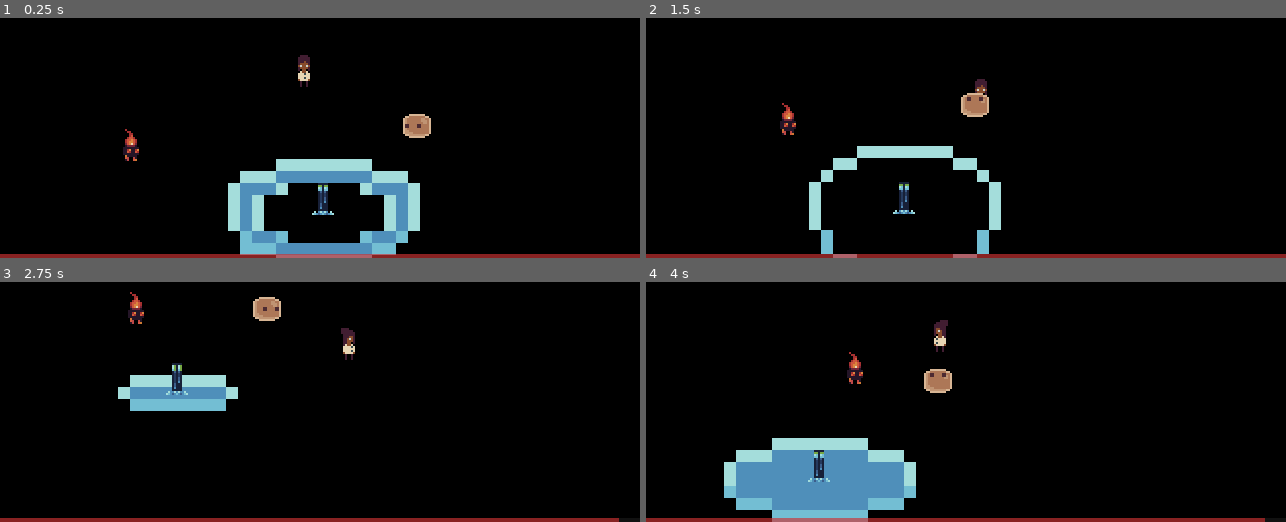
Above: before the commit, frames 1-4 (two rows, left to right).
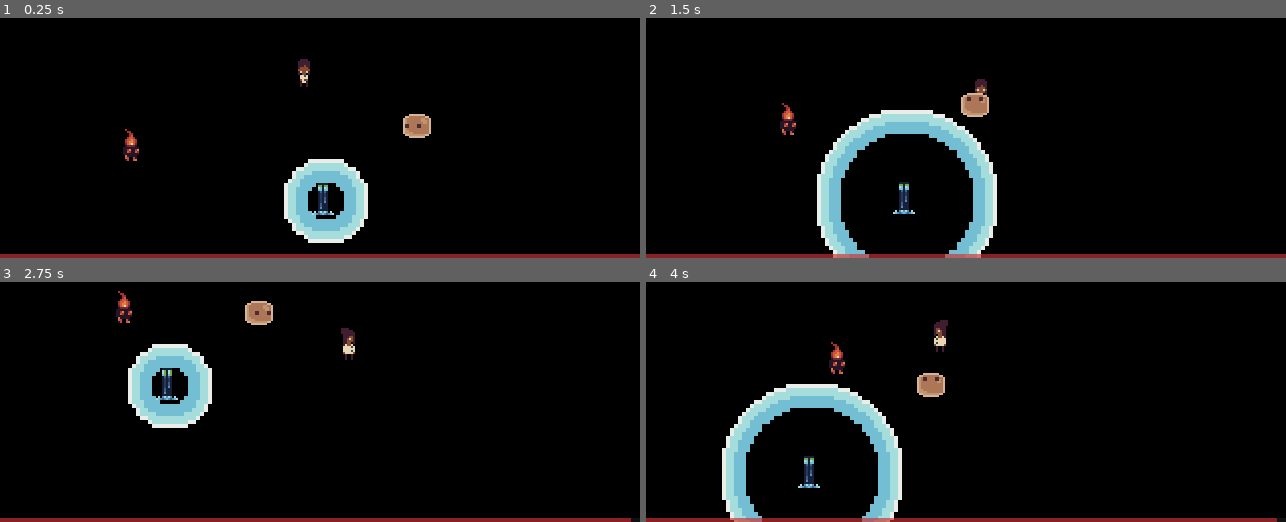
Above: after the commit, the same moments.

Repository: Ieida/godot-tooling-jam-n3
Game: Godot game, scene res://levels/prototype/prototype.tscn
The game is run twice, just before and just after one commit, with the same random seed, the same clock (stepped at 60 frames per second) and the same inputs.
Inputs:
- Up to frame 1 (0.25 s): no input
- Up to frame 2 (1.5 s): hold D (move_right) 0.53-1.28 s; hold S (move_down) from 1.28 s (still down)
- Up to frame 3 (2.75 s): release S (move_down) at 2.03 s; hold D (move_right) from 2.03 s (still down)
- Up to frame 4 (4 s): release D (move_right) at 2.78 s; hold W (move_up) 2.78-3.53 s; hold A (move_left) from 3.53 s (still down)

The runs differ from the first frame. In frame 1, 8.8% of the frame differs, in the area x 35-66%, y 15-100%; in frame 2, 7.0%; in frame 3, 4.8%; in frame 4, 13%, in the area x 11-99%, y 25-100%.

Commit message:
improve ripple

Diff:
--- a/nodes/enemies/water_special/water_special.tscn
+++ b/nodes/enemies/water_special/water_special.tscn
@@ -1,6 +1,6 @@
-[gd_scene load_steps=21 format=3 uid="uid://bbvinl2b6a65k"]
+[gd_scene load_steps=26 format=3 uid="uid://bbvinl2b6a65k"]
 
-[ext_resource type="Texture2D" uid="uid://324h7jo3daj" path="res://assets/textures/characters/water_enemy_splash_animation.png" id="2_efms8"]
+[ext_resource type="Texture2D" uid="uid://dn2217njeew7g" path="res://assets/textures/characters/water_enemy_splash_animation2.png" id="2_2bt6l"]
 [ext_resource type="Script" path="res://nodes/enemies/water_special/water_special.gd" id="2_im105"]
 [ext_resource type="Texture2D" uid="uid://tlcc41ffw5jx" path="res://assets/textures/characters/special_enemy_water_spritesheet.png" id="3_ltf5p"]
 [ext_resource type="PackedScene" uid="uid://1ufl31te2ir6" path="res://nodes/enemy_attacks/ripple/ripple.tscn" id="3_sfxow"]
@@ -15,57 +15,92 @@
 radius = 48.0
 height = 96.0
 
-[sub_resource type="AtlasTexture" id="AtlasTexture_gn6g5"]
-atlas = ExtResource("2_efms8")
-region = Rect2(0, 0, 16, 16)
+[sub_resource type="AtlasTexture" id="AtlasTexture_xs5ea"]
+atlas = ExtResource("2_2bt6l")
+region = Rect2(0, 0, 48, 48)
 
-[sub_resource type="AtlasTexture" id="AtlasTexture_fty6n"]
-atlas = ExtResource("2_efms8")
-region = Rect2(16, 0, 16, 16)
+[sub_resource type="AtlasTexture" id="AtlasTexture_cy4l8"]
+atlas = ExtResource("2_2bt6l")
+region = Rect2(48, 0, 48, 48)
 
-[sub_resource type="AtlasTexture" id="AtlasTexture_n8vt8"]
-atlas = ExtResource("2_efms8")
-region = Rect2(32, 0, 16, 16)
+[sub_resource type="AtlasTexture" id="AtlasTexture_mw7ll"]
+atlas = ExtResource("2_2bt6l")
+region = Rect2(96, 0, 48, 48)
 
-[sub_resource type="AtlasTexture" id="AtlasTexture_47ard"]
-atlas = ExtResource("2_efms8")
-region = Rect2(0, 16, 16, 16)
+[sub_resource type="AtlasTexture" id="AtlasTexture_kyseh"]
+atlas = ExtResource("2_2bt6l")
+region = Rect2(144, 0, 48, 48)
 
-[sub_resource type="AtlasTexture" id="AtlasTexture_d2ds5"]
-atlas = ExtResource("2_efms8")
-region = Rect2(16, 16, 16, 16)
+[sub_resource type="AtlasTexture" id="AtlasTexture_bd1b7"]
+atlas = ExtResource("2_2bt6l")
+region = Rect2(192, 0, 48, 48)
 
-[sub_resource type="AtlasTexture" id="AtlasTexture_80m4x"]
-atlas = ExtResource("2_efms8")
-region = Rect2(32, 16, 16, 16)
+[sub_resource type="AtlasTexture" id="AtlasTexture_2cb3i"]
+atlas = ExtResource("2_2bt6l")
+region = Rect2(240, 0, 48, 48)
 
-[sub_resource type="AtlasTexture" id="AtlasTexture_8o2no"]
-atlas = ExtResource("2_efms8")
-region = Rect2(0, 32, 16, 16)
+[sub_resource type="AtlasTexture" id="AtlasTexture_coidw"]
+atlas = ExtResource("2_2bt6l")
+region = Rect2(0, 48, 48, 48)
+
+[sub_resource type="AtlasTexture" id="AtlasTexture_1bhbu"]
+atlas = ExtResource("2_2bt6l")
+region = Rect2(48, 48, 48, 48)
+
+[sub_resource type="AtlasTexture" id="AtlasTexture_qti2q"]
+atlas = ExtResource("2_2bt6l")
+region = Rect2(96, 48, 48, 48)
+
+[sub_resource type="AtlasTexture" id="AtlasTexture_v302e"]
+atlas = ExtResource("2_2bt6l")
+region = Rect2(144, 48, 48, 48)
+
+[sub_resource type="AtlasTexture" id="AtlasTexture_oqfpl"]
+atlas = ExtResource("2_2bt6l")
+region = Rect2(192, 48, 48, 48)
+
+[sub_resource type="AtlasTexture" id="AtlasTexture_wktk1"]
+atlas = ExtResource("2_2bt6l")
+region = Rect2(240, 48, 48, 48)
 
 [sub_resource type="SpriteFrames" id="SpriteFrames_24hrc"]
 animations = [{
 "frames": [{
 "duration": 1.0,
-"texture": SubResource("AtlasTexture_gn6g5")
+"texture": SubResource("AtlasTexture_xs5ea")
 }, {
 "duration": 1.0,
-"texture": SubResource("AtlasTexture_fty6n")
+"texture": SubResource("AtlasTexture_cy4l8")
 }, {
 "duration": 1.0,
-"texture": SubResource("AtlasTexture_n8vt8")
+"texture": SubResource("AtlasTexture_mw7ll")
 }, {
 "duration": 1.0,
-"texture": SubResource("AtlasTexture_47ard")
+"texture": SubResource("AtlasTexture_kyseh")
 }, {
 "duration": 1.0,
-"texture": SubResource("AtlasTexture_d2ds5")
+"texture": SubResource("AtlasTexture_bd1b7")
 }, {
 "duration": 1.0,
-"texture": SubResource("AtlasTexture_80m4x")
+"texture": SubResource("AtlasTexture_2cb3i")
 }, {
 "duration": 1.0,
-"texture": SubResource("AtlasTexture_8o2no")
+"texture": SubResource("AtlasTexture_coidw")
+}, {
+"duration": 1.0,
+"texture": SubResource("AtlasTexture_1bhbu")
+}, {
+"duration": 1.0,
+"texture": SubResource("AtlasTexture_qti2q")
+}, {
+"duration": 1.0,
+"texture": SubResource("AtlasTexture_v302e")
+}, {
+"duration": 1.0,
+"texture": SubResource("AtlasTexture_oqfpl")
+}, {
+"duration": 1.0,
+"texture": SubResource("AtlasTexture_wktk1")
 }],
 "loop": true,
 "name": &"default",
@@ -148,12 +183,11 @@
 
 [node name="Ripple2" type="AnimatedSprite2D" parent="."]
 texture_filter = 1
-position = Vector2(0, -8)
-scale = Vector2(6, 6)
+scale = Vector2(2, 2)
 sprite_frames = SubResource("SpriteFrames_24hrc")
 autoplay = "default"
-frame = 4
-frame_progress = 0.94655
+frame = 9
+frame_progress = 0.214806
 
 [node name="AnimatedSprite2D" type="AnimatedSprite2D" parent="."]
 texture_filter = 1
--- a/nodes/enemy_attacks/ripple/ripple.gd
+++ b/nodes/enemy_attacks/ripple/ripple.gd
@@ -19,10 +19,10 @@
 	var dst = area.global_position.distance_to(body.global_position)
 	var st = (sin(time * frequency) + 1.0) * amplitude * 0.5
 	var sd = (sin(dst * frequency) + 1.0) * amplitude * 0.5
-	var t = clampf(st * sd, 0.2, 0.9)
+	var t = max(st * sd, 0.2)
 	var p = dst / 64.0
 	var f = (1.0 - p) * t * force
 	body.velocity = d * f
 	body.move_and_slide()
 
-	if t >= 0.9 and body.has_method(&"damage"): body.damage(damage * delta)
+	if t >= amplitude - 0.1 and body.has_method(&"damage"): body.damage(damage * delta)
--- a/nodes/player/player.gd
+++ b/nodes/player/player.gd
@@ -5,6 +5,14 @@
 @onready var animated_sprite: AnimatedSprite2D = $AnimatedSprite2D
 @onready var hitbox: Hitbox = $Hitbox
 @onready var health_bar: ProgressBar = $UI/HealthBar
+var is_alive: bool = true
+
+
+func _on_health_reached_zero():
+	is_alive = false
+	animated_sprite.play(&"die")
+	await get_tree().create_timer(3.0).timeout
+	get_tree().reload_current_scene()
 
 
 func _on_hitbox_damaged():
@@ -12,6 +20,20 @@
 
 
 func _physics_process(_delta):
+	if is_alive: move()
+
+
+func _ready():
+	hitbox.damaged.connect(_on_hitbox_damaged)
+	hitbox.health_reached_zero.connect(_on_health_reached_zero)
+	health_bar.value = hitbox.get_health_percentage() * 100.0
+
+
+func damage(amt: float):
+	hitbox.damage(amt)
+
+
+func move():
 	var direction = Input.get_vector(&"move_left", &"move_right", &"move_up", &"move_down")
 	if direction:
 		velocity = direction * speed
@@ -23,12 +45,3 @@
 	else:
 		velocity = velocity.move_toward(Vector2.ZERO, speed)
 	move_and_slide()
-
-
-func _ready():
-	hitbox.damaged.connect(_on_hitbox_damaged)
-	health_bar.value = hitbox.get_health_percentage() * 100.0
-
-
-func damage(amt: float):
-	hitbox.damage(amt)
--- a/nodes/player/player.tscn
+++ b/nodes/player/player.tscn
@@ -7,6 +7,10 @@
 
 [sub_resource type="CircleShape2D" id="CircleShape2D_n4lty"]
 radius = 8.0
+
+[sub_resource type="AtlasTexture" id="AtlasTexture_2x6er"]
+atlas = ExtResource("2_hr4kq")
+region = Rect2(0, 32, 16, 16)
 
 [sub_resource type="AtlasTexture" id="AtlasTexture_8vd75"]
 atlas = ExtResource("2_hr4kq")
@@ -26,6 +30,14 @@
 
 [sub_resource type="SpriteFrames" id="SpriteFrames_8cceb"]
 animations = [{
+"frames": [{
+"duration": 1.0,
+"texture": SubResource("AtlasTexture_2x6er")
+}],
+"loop": false,
+"name": &"die",
+"speed": 1.0
+}, {
 "frames": [{
 "duration": 1.0,
 "texture": SubResource("AtlasTexture_8vd75")
@@ -81,7 +93,7 @@
 [node name="AnimatedSprite2D" type="AnimatedSprite2D" parent="."]
 texture_filter = 1
 sprite_frames = SubResource("SpriteFrames_8cceb")
-animation = &"face_down"
+animation = &"die"
 
 [node name="ElementalEssenceAttractor" parent="." instance=ExtResource("4_wkakx")]
 
Not shown, added: assets/textures/characters/water_enemy_splash_animation2.png.import
Not shown: 1 places in nodes/player/player.tscn that only renumber resources
